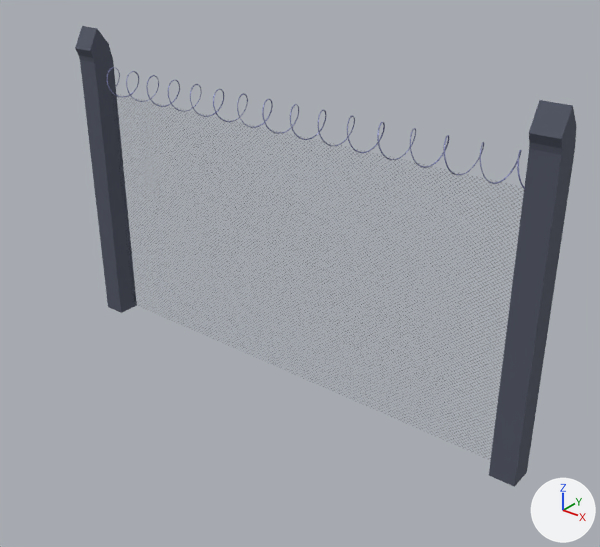
One commit to the FBX model Assets/Artists/Jim/models/fence.fbx: the scene before it, then after it.
Before and after are seen from a camera (50 mm lens) standing at (3.79, -4.43, 3.75) and looking at (0.13, 0.15, 0.91). The axes (+X, +Y, +Z) are drawn at lower right. The lights are the same throughout. Where no turn or scale is listed for an object, it has been applied to the vertices.

The first picture shows 'Plane.001', 'Spiral'.
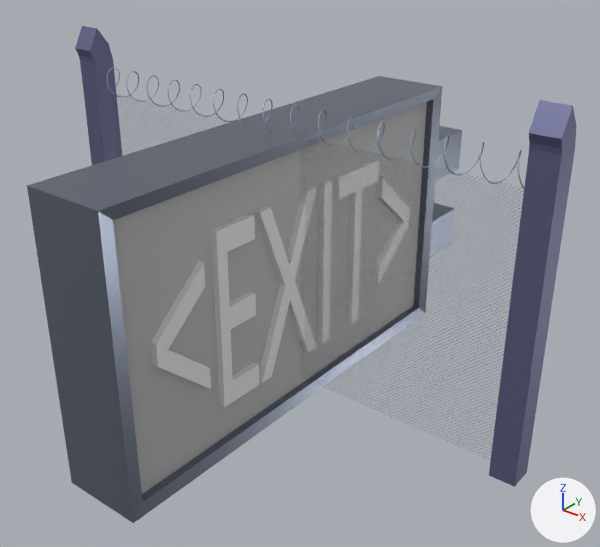
Where the newer file only moved an object's origin or applied its transform, the numbers keep the older frame.

Diff of the bpy script that builds the scene:
```diff
--- a/Assets/Artists/Jim/models/fence.fbx.py
+++ b/Assets/Artists/Jim/models/fence.fbx.py
@@ img_fence_poles_png @@
+img_fence_poles_png = load_image('fence poles.png', '../materials/textures/fence poles.png', 652, 652, 'sRGB')
@@ mat_fence_poles @@
+mat_fence_poles = principled_material('fence poles')
+mat_fence_poles.texture = img_fence_poles_png
+mat_fence_poles.metallic = 0.524
@@ mat_backup_material_003 @@
+mat_backup_material_003 = principled_material('backup_Material.003')
+mat_backup_material_003.base_color = (0.183, 0.207, 0.268)  # grey #777e8d
+mat_backup_material_003.metallic = 0.709
+mat_backup_material_003.roughness = 0.315
@@ mat_backup_material_002 @@
+mat_backup_material_002 = principled_material('backup_Material.002')
+mat_backup_material_002.base_color = (0.8, 0.0, 0.00938)  # red #e70018
+mat_backup_material_002.emission_color = (1.0, 0.000387, 0.0)  # red #ff0100
+mat_backup_material_002.emission_strength = 1.0
@@ mat_backup_material_001 @@
+mat_backup_material_001 = principled_material('backup_Material.001')
+mat_backup_material_001.base_color = (0.446, 0.446, 0.446)  # grey #b2b2b2
@@ me_plane_001 @@
 me_plane_001.from_pydata(...)  # 43 vertices, 35 faces; spans x -1.97..2.16, y -0.17..0.09, z 0.03..2.6
 me_plane_001.materials.append(mat_material_011)
-me_plane_001.materials.append(mat_material_012)  # dark blue #515665
+me_plane_001.materials.append(mat_fence_poles)  # picture img_fence_poles_png
@@ me_cube @@
+me_cube.from_pydata([(-1.0, -1.0, -1.0), (-1.0, -1.0, 1.0), (-1.0, 1.0, -1.0), (-1.0, 1.0, 1.0), (1.0, -1.0, -1.0), (1.0, -1.0, 1.0), (1.0, 1.0, -1.0), (1.0, 1.0, 1.0)], [], [(0, 1, 3, 2), (2, 3, 7, 6), (6, 7, 5, 4), (2, 6, 4, 0), (7, 3, 1, 5)])
+me_cube.materials.append(mat_backup_material_003)  # grey #777e8d
@@ me_text @@
+me_text.from_pydata(...)  # 100 vertices, 126 faces; spans x 0.0..0.11, y -1.48..1.48, z -0.68..0.68
@@ me_cube_001 @@
+me_cube_001.from_pydata(...)  # 284 vertices, 314 faces; spans x -0.32..0.32, y -1.84..1.84, z -0.09..2.09
+# faces by material slot: [198, 46, 70]
+me_cube_001.materials.append(mat_backup_material_001)  # grey #b2b2b2
+me_cube_001.materials.append(mat_backup_material_002)  # red #e70018
+me_cube_001.materials.append(mat_backup_material_003)  # grey #777e8d
@@ ob_cube_001 @@
+ob_cube_001 = bpy.data.objects.new('Cube.001', me_cube)
+ob_cube_001.location = (0.0, 2.035, 1.345)
+ob_cube_001.scale = (0.191, 0.485, 0.191)
@@ ob_cube_002 @@
+ob_cube_002 = bpy.data.objects.new('Cube.002', me_cube)
+ob_cube_002.location = (0.0, 2.035, 0.554)
+ob_cube_002.scale = (0.191, 0.485, 0.191)
@@ ob_exit @@
+ob_exit = bpy.data.objects.new('EXIT', me_text)
+ob_exit.location = (0.178, -0.009, 0.979)
@@ ob_cube @@
+ob_cube = bpy.data.objects.new('Cube', me_cube_001)
+ob_cube.location = (0.0, 0.0, 0.0)
```

Boxes (x1, y1, x2, y2) around the edits, measured in the pictures (600 x 547 px):
'Cube', added: after (27, 76, 442, 523)
    faces in mat_backup_material_001 (grey #b2b2b2): (113, 102, 427, 494)
    faces in mat_backup_material_003 (grey #777e8d): (27, 76, 442, 523)
'Plane.001', recoloured (grey to blue): (75, 26, 576, 487) in both
'EXIT', added: after (151, 159, 410, 408)
'Cube.002', added: after (430, 203, 455, 258)
'Cube.001', added: after (435, 126, 462, 181)
